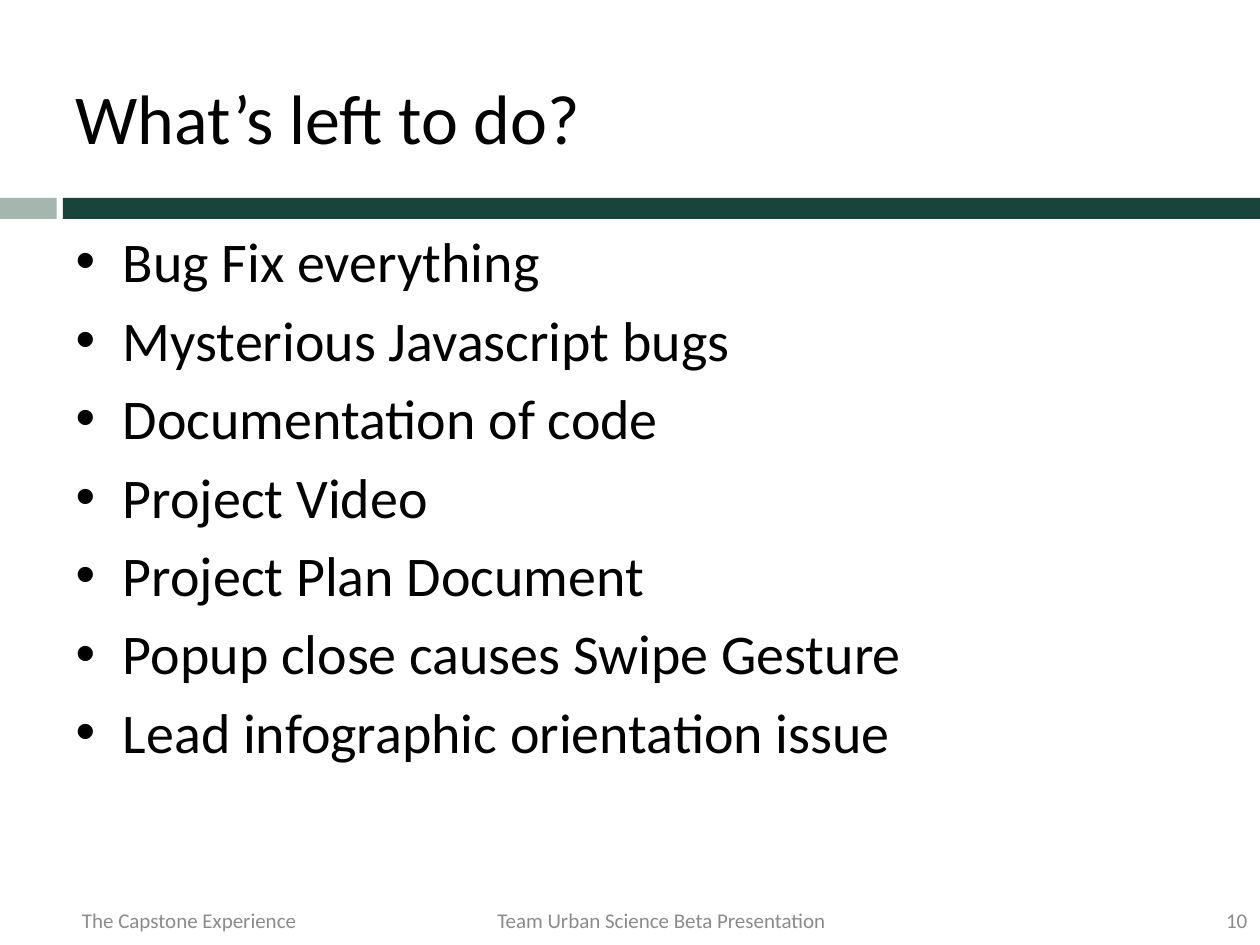
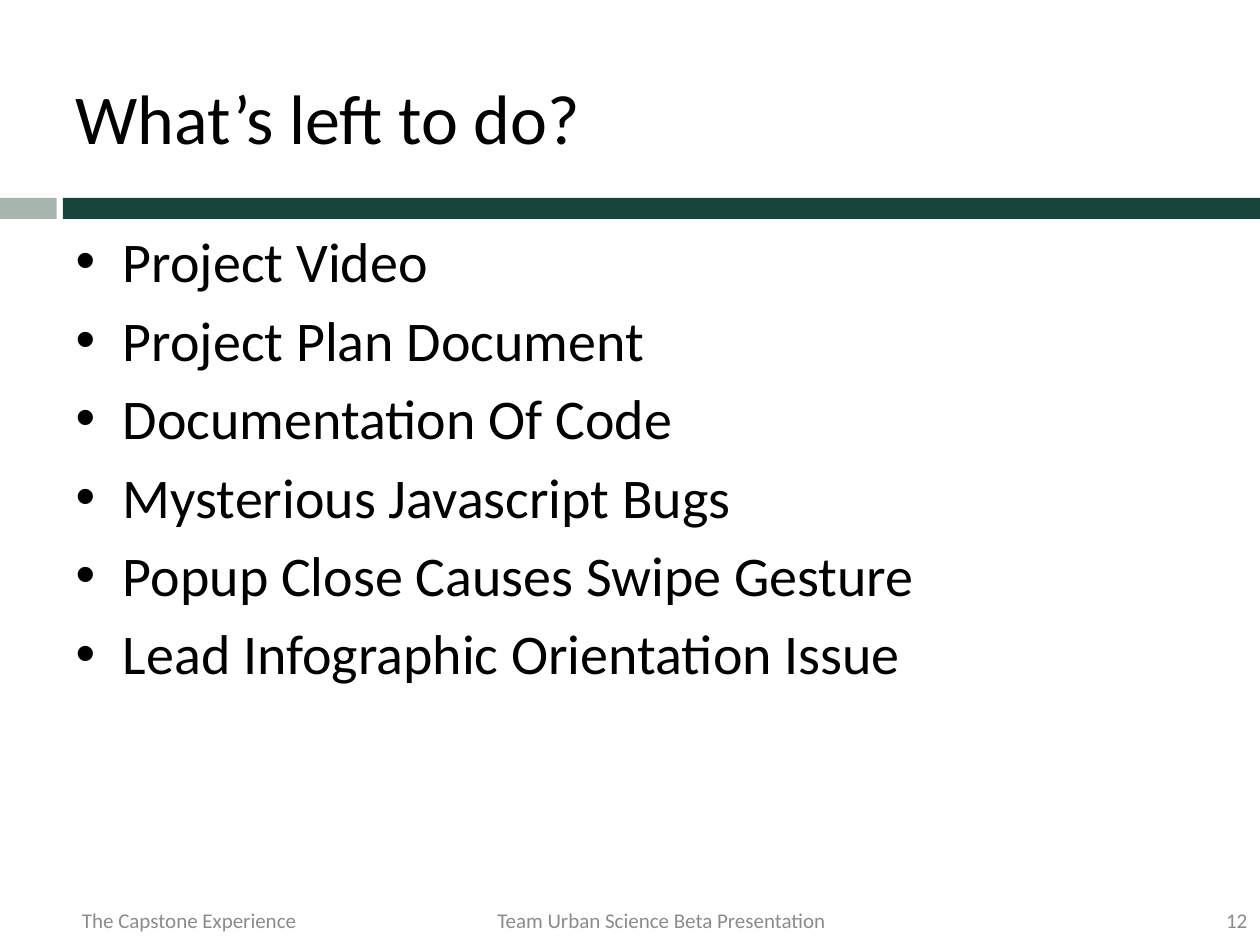
Before and after one commit to msu-capstone-team-urban-science/infographic-generator, a slide deck: slide 12 of documents/presentations/beta-presentation/team-urban-science-beta-presentation.pptx (slide 10 before the commit). Drawn at 1260x945 pixels with LibreOffice and Linux fonts; fonts in the diff are those of the drawing; background and template pictures are left out. Boxes give left, top, right and bottom in pixels: in the first picture for what was removed or moved away, otherwise in the second. Text is boxed around its words. In the diff, an @@ line names an element or a change of style, - is before the commit and + after.

```diff
--- a/documents/presentations/beta-presentation/team-urban-science-beta-presentation.pptx
+++ b/documents/presentations/beta-presentation/team-urban-science-beta-presentation.pptx
@@ text at <box>123,243,729,440</box>: paragraphs removed @@
-• Bug Fix everything
-• Mysterious Javascript bugs
-• Documentation of code
@@ text at <box>123,400,913,684</box>: text changed @@
-• Popup close causes Swipe Gesture
-• Lead infographic orientation issue
+• Documentation Of Code
+• Mysterious Javascript Bugs
+• Popup Close Causes Swipe Gesture
+• Lead Infographic Orientation Issue
@@ page number at <box>1226,914,1247,928</box>: text changed @@
-10
+12
```
Also in this commit, not shown: 6 other slides changed, 2 slides added.
